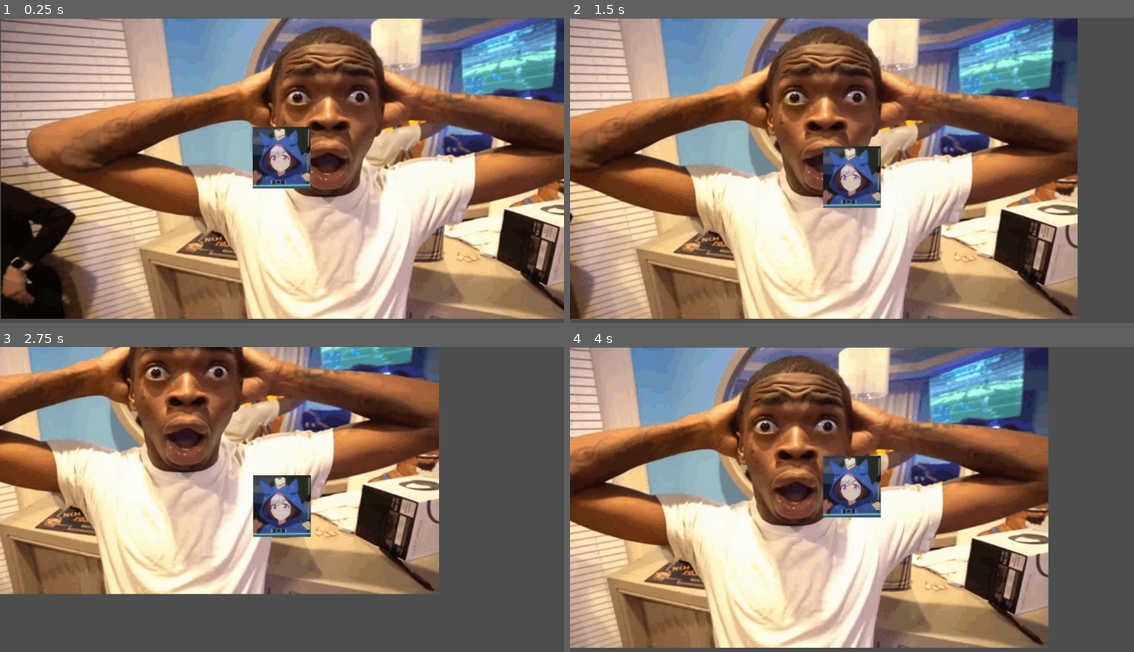
Above: before the commit, frames 1-4 (two rows, left to right).
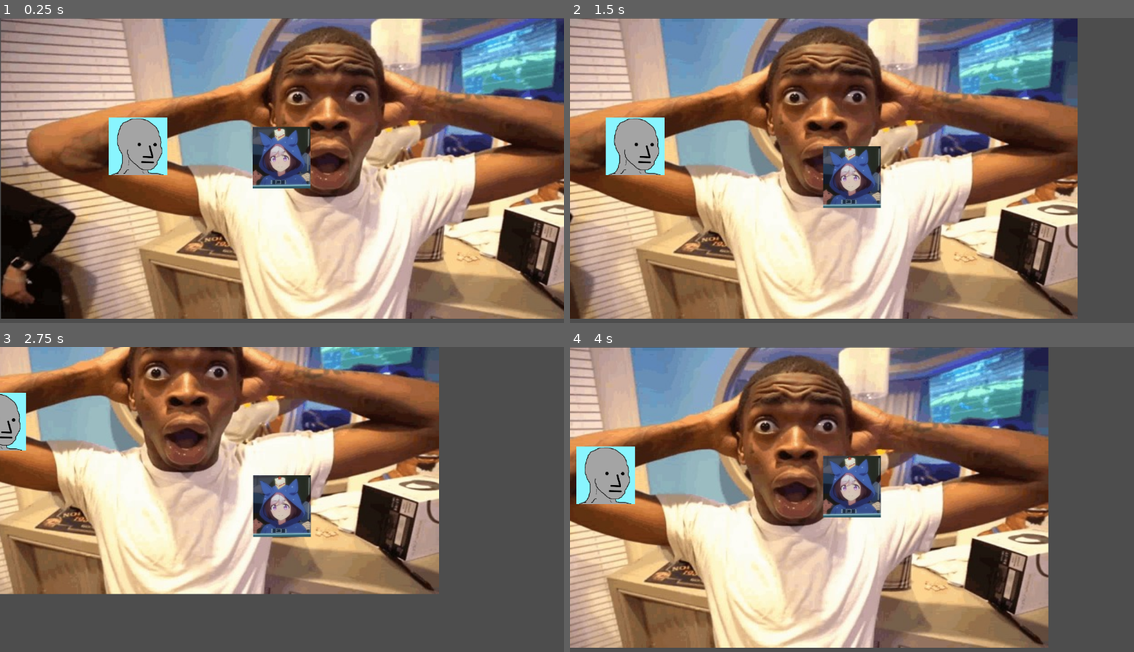
Above: after the commit, the same moments.

Repository: ThatGuyIain/find-the-suspect
Game: Godot game, scene res://scenes/main.tscn
Same seed, same stepped clock (60 frames per second), same inputs: the game is played once before the commit and once after it.
Inputs:
- Up to frame 1 (0.25 s): no input
- Up to frame 2 (1.5 s): tap Enter at 0.5 s; hold Right (ui_right) 0.53-1.28 s; hold Down (ui_down) from 1.28 s (still down)
- Up to frame 3 (2.75 s): release Down (ui_down) at 2.03 s; hold Right (ui_right) from 2.03 s (still down)
- Up to frame 4 (4 s): release Right (ui_right) at 2.78 s; hold Up (ui_up) 2.78-3.53 s; hold Left (ui_left) from 3.53 s (still down)

The runs differ from the first frame. In frame 1, 2.0% of the frame differs, in the area x 19-30%, y 32-52%; in frame 2, 2.0%, in the area x 6-17%, y 32-52%; in frame 3, 0.9%; in frame 4, 2.0%.

Commit message:
NPC Wojak

Diff:
--- a/scenes/main.tscn
+++ b/scenes/main.tscn
@@ -1,7 +1,12 @@
-[gd_scene load_steps=3 format=3 uid="uid://b6bxwi512vs5k"]
+[gd_scene load_steps=6 format=3 uid="uid://b6bxwi512vs5k"]
 
 [ext_resource type="Texture2D" uid="uid://dv2ddlsnwka6x" path="res://assets/background.jpg" id="1_0wfyh"]
 [ext_resource type="PackedScene" uid="uid://fa1dqfr32y08" path="res://scenes/player.tscn" id="1_o5qli"]
+[ext_resource type="Texture2D" uid="uid://blttol3fn6lsq" path="res://assets/NPC_wojak_meme.png" id="3_sugp2"]
+
+[sub_resource type="PhysicsMaterial" id="PhysicsMaterial_jyhfs"]
+
+[sub_resource type="RectangleShape2D" id="RectangleShape2D_tbgi4"]
 
 [node name="main" type="Node2D"]
 
@@ -12,3 +17,15 @@
 
 [node name="Player" parent="." instance=ExtResource("1_o5qli")]
 position = Vector2(575, 284)
+
+[node name="StaticBody2D" type="StaticBody2D" parent="."]
+position = Vector2(282, 263)
+scale = Vector2(0.6, 0.6)
+physics_material_override = SubResource("PhysicsMaterial_jyhfs")
+
+[node name="CollisionShape2D" type="CollisionShape2D" parent="StaticBody2D"]
+scale = Vector2(10, 10)
+shape = SubResource("RectangleShape2D_tbgi4")
+
+[node name="Sprite2D2" type="Sprite2D" parent="StaticBody2D"]
+texture = ExtResource("3_sugp2")
Binary file added: assets/NPC_wojak_meme.png
Not shown, added: assets/NPC_wojak_meme.png.import
